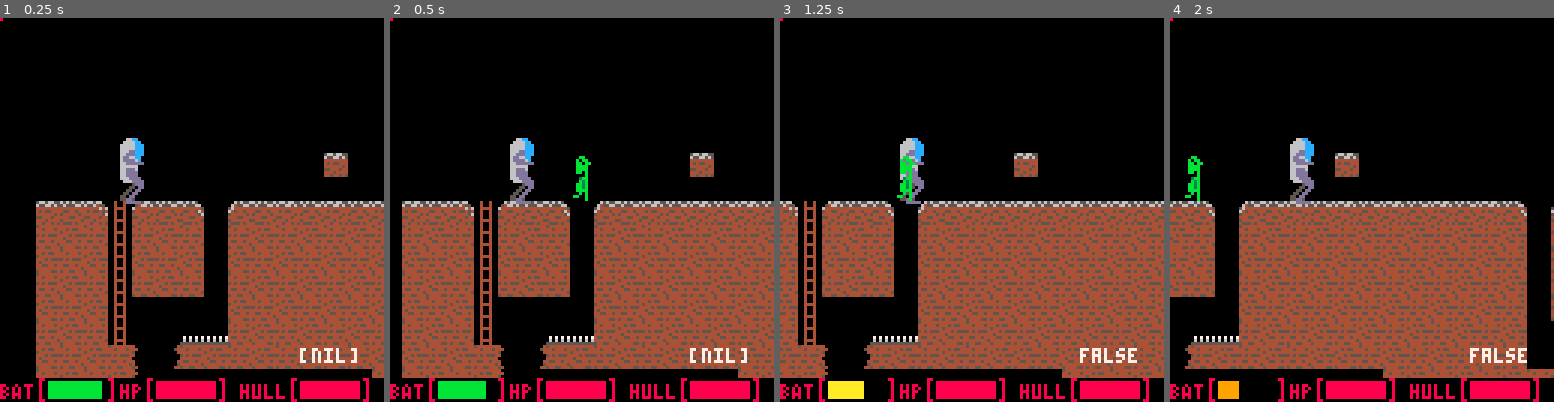
Above: before the commit, frames 1-4 (left to right).
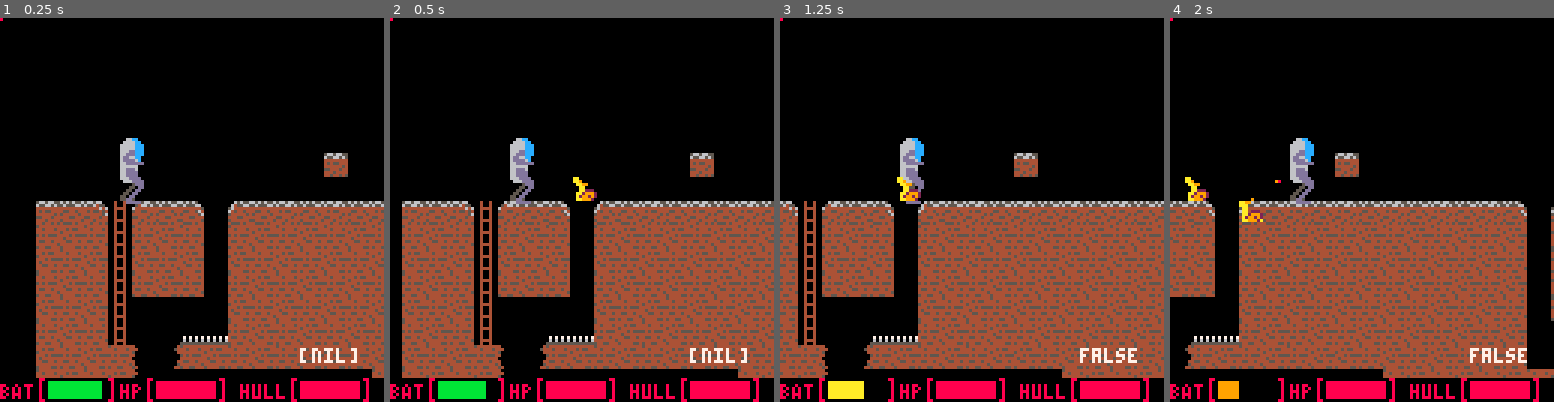
Above: after the commit, the same moments.

Repository: M2tias/LD39
Game: PICO-8 cartridge carts/mech.p8
Two runs of this game, one before a commit and one after it. Both use one fixed random seed, a clock stepped at 60 frames per second and the inputs below.
Inputs:
- Up to frame 1 (0.25 s): no input
- Up to frame 2 (0.5 s): tap X (X key) at 0.33 s
- Up to frame 3 (1.25 s): tap O (Z key) at 0.7 s; tap X (X key) at 1.07 s
- Up to frame 4 (2 s): hold Right from 1.6 s (still down); tap O (Z key) at 1.7 s; tap X (X key) at 1.85 s

Frame 1 is identical in both runs. In frame 2, 0.4% of the frame differs, in the area x 47-54%, y 35-48%; in frame 3, 0.4%; in frame 4, 0.6%, in the area x 3-29%, y 35-54%.

Commit message:
Enemy things :gun:

Diff:
--- a/carts/mech.p8
+++ b/carts/mech.p8
@@ -26,7 +26,7 @@
 mech.hull = 10
 
 bullets = {} -- {x, y, dir}
-enemies = {} -- {x, y, frame, maxframes, height, dir}
+enemies = {} -- {x, y, frame, maxframes, height, dir, animated, sprite}
 
 
 intro = false
@@ -130,7 +130,7 @@
 		char.aiming = true
 		char_shoot()
 	elseif(btnp(5, 0)) then
-		create_ground_enemy()
+		create_underground_enemy()
 	end
 
 	char_gravity()
@@ -227,7 +227,12 @@
 end
 
 function create_ground_enemy()
-	local enemy = {x = 10+char.x, y = char.y, dir = false, frame = 0, maxframes = 3, dir = false, height = 2}
+	local enemy = {x = 10+char.x, y = char.y, dir = false, frame = 0, maxframes = 3, dir = false, height = 2, animated = true, sprite = 74}
+	add(enemies, enemy)
+end
+
+function create_underground_enemy()
+	local enemy = {x = 10+char.x, y = char.y+8, dir = false, frame = 0, maxframes = 3, dir = false, height = 1, animated = true, sprite = 106}
 	add(enemies, enemy)
 end
 
@@ -284,8 +289,12 @@
 	end
 
 	for enemy in all(enemies) do
-		enemy.frame = (enemy.frame + step) % enemy.maxframes
-		spr(74+enemy.frame, enemy.x, enemy.y, 1, 2, enemy.dir)
+		if(enemy.animated) then
+			enemy.frame = (enemy.frame + step) % enemy.maxframes
+			spr(enemy.sprite+enemy.frame, enemy.x, enemy.y, 1, enemy.height, enemy.dir)
+		else
+			spr(enemy.sprite, enemy.x, enemy.y, 1, enemy.height, enemy.dir)
+		end
 	end
 
 	spr(106, 72, 96)
@@ -378,14 +387,14 @@
 00330330333333300033333303333000003333006666660000dd00005555500000000cccccc0000000b0b00000b0b00000b0b000000000000000000000000000
 00330330333003300330003303333300003333000666600000ddddd00000000000000cc00cc000000b000b0000bb0000bb00b000000000000000000000000000
 0033033000000330033000000000330000333000000000000000000000000000000000c000cc00000b000b00000b00000000b000000000000000000000000000
-0cc55000000000000000000000000000000000000000000000000000000000000000000000000000000090000000000000000000000000000000000000000000
-0cccc550000009800000000000000000000000000000000000000000000000000000000000000000aa9900000000000000000000000000000000000000000000
-00ccc100000000000000000000000000000000000000000000000000000000000000000000000000aaa000000000000000000000000000000000000000000000
-005551000000000000000000000000000000000000000000000000000000000000000000000000000aa000000000000000000000000000000000000000000000
-003333000000000000000000000000000000000000000000000000000000000000000000000000000aa022200000000000000000000000000000000000000000
-003333300000000000000000000000000000000000000000000000000000000000000000000000000aa299920000000000000000000000000000000000000000
-333003300000000000000000000000000000000000000000000000000000000000000000000000000a2992920000000000000000000000000000000000000000
-333003300000000000000000000000000000000000000000000000000000000000000000000000000aa9992a0000000000000000000000000000000000000000
+0cc550000000000000000000000000000000000000000000000000000000000000000000000000000000900000000000aa000000000000000000000000000000
+0cccc550000009800000000000000000000000000000000000000000000000000000000000000000aa990000aa999000aa900000000000000000000000000000
+00ccc100000000000000000000000000000000000000000000000000000000000000000000000000aaa00000aaa000000aa99000000000000000000000000000
+005551000000000000000000000000000000000000000000000000000000000000000000000000000aa0000000aa000000aa0000000000000000000000000000
+003333000000000000000000000000000000000000000000000000000000000000000000000000000aa0222000aa222000aa2220000000000000000000000000
+003333300000000000000000000000000000000000000000000000000000000000000000000000000aa299920aa299920aa29992000000000000000000000000
+333003300000000000000000000000000000000000000000000000000000000000000000000000000a2992920a2992920a299292000000000000000000000000
+333003300000000000000000000000000000000000000000000000000000000000000000000000000aa9992a0aa9992a0aa99920000000000000000000000000
 00000000000008800000000000008800000000000000000000000000088000000880000000000000000000000000000000000000000000000000000000000000
 00000000000008008888888800000800000000000000000000000000080000000080000000000000000000000000000000000000000000000000000000000000
 88000800888008008888888800000800808088008080808080008000080000000080000000000000000000000000000000000000000000000000000000000000
Not shown, changed: config.txt
